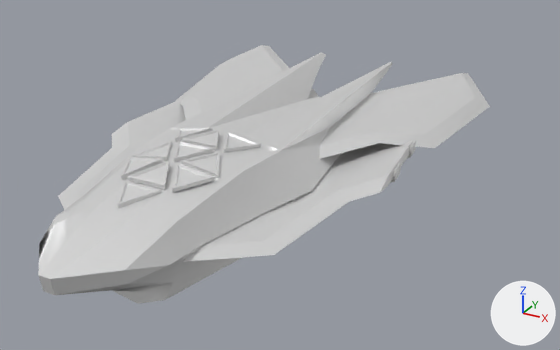
Before and after pictures for a commit that changed the glTF model glb/legwhisper.glb.
Camera for both pictures: a camera (50 mm lens) standing at (36.1, -58.8, 32.7) and looking at (2.9, 1.6, 2.5). Lighting does not change. The marker at lower right points along +X, +Y and +Z. The older version comes first. Where no turn or scale is listed for an object, it has been applied to the vertices.

The first picture shows 'chassis', 'wingL', 'wingR'.
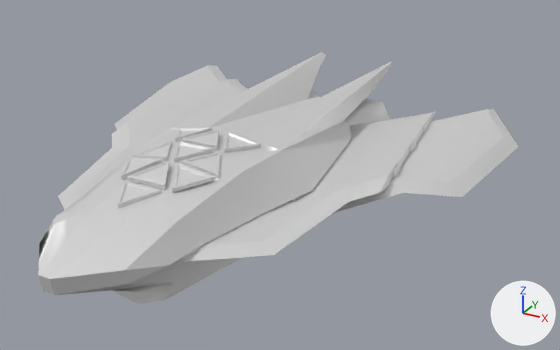
Location of each change, (x1, y1, x2, y2) in pixels of the pictures (560 x 350 px):
'wingL', moved
    before: (320, 73, 490, 159)
    after: (334, 109, 518, 213)
'wingR', moved
    before: (176, 45, 289, 120)
    after: (115, 65, 227, 130)

Edits to the bpy script that builds the scene:
```text
Change ob_wingl:
    ob_wingl.location: (-10.0, -5.0, 4.0) -> (-5.42, -10.5, 2.08)
Change ob_wingr:
    ob_wingr.location: (10.0, -5.0, 4.0) -> (5.42, -10.5, 2.08)
```
